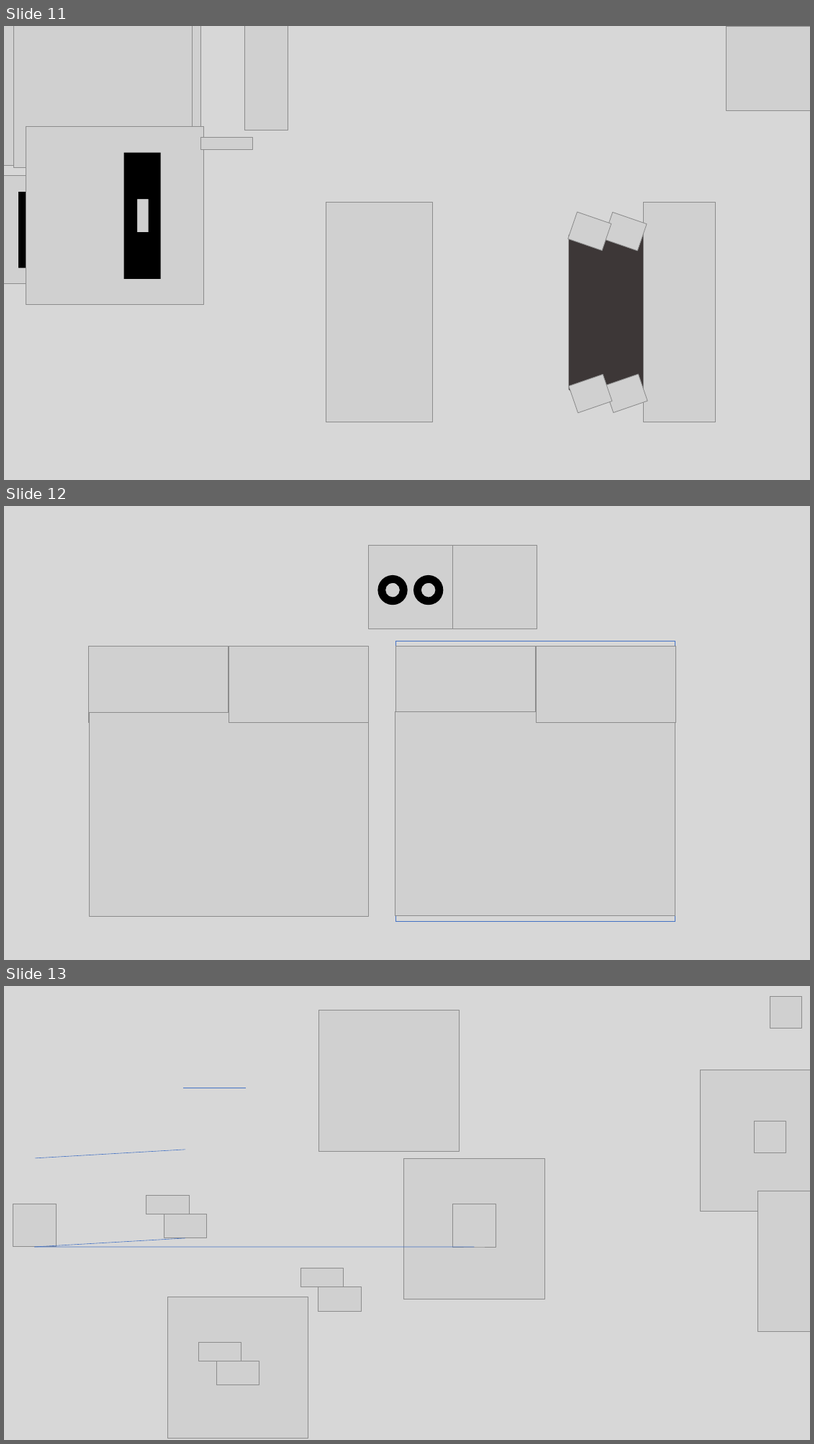
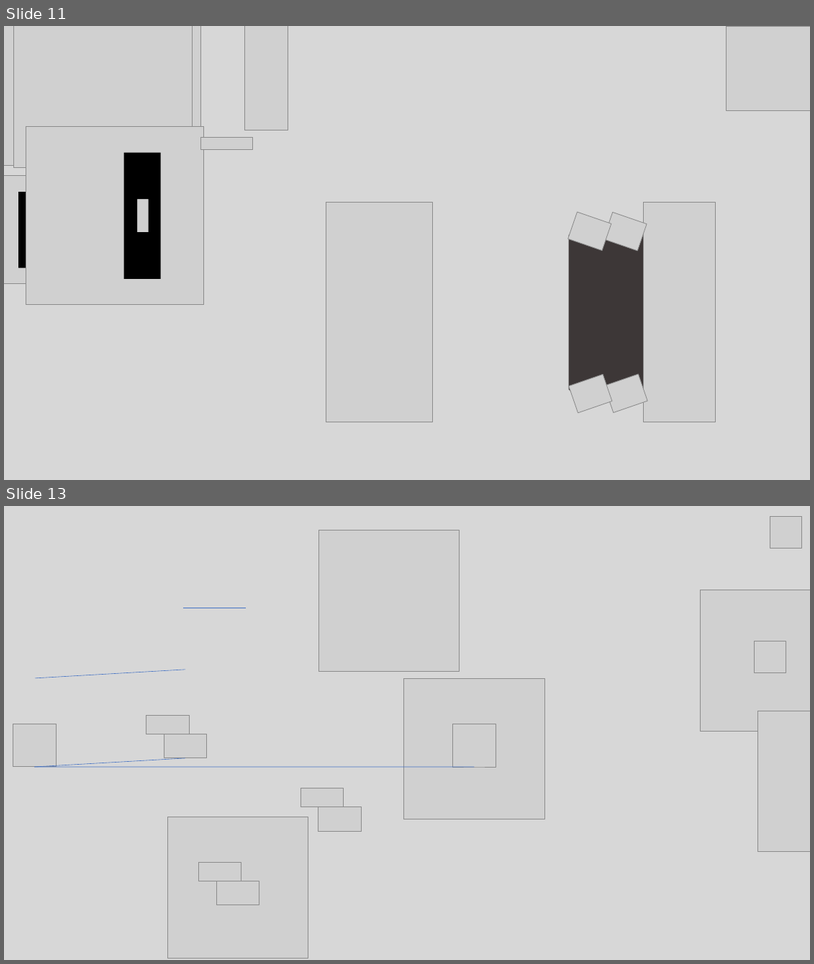
Before and after one commit to giladghgh/chess-coach, a slide deck: media/workshop.pptx. Shown one above the other, each under a label of ours: slides 11, 12 and 13 before the commit, slides 11 and 13 after it; the slides between them are not shown. The pictures are 814x1444 and 814x964 pixels, drawn with LibreOffice and Linux fonts; fonts in the diff are those of the drawing; grey boxes stand for pictures; background and template pictures are left out. Boxes give left, top, right and bottom in pixels: in the first picture for what was removed or moved away, otherwise in the second. Text is boxed around its words. In the diff, an @@ line names an element or a change of style, - is before the commit and + after.

```diff
--- a/media/workshop.pptx
+++ b/media/workshop.pptx
@@ slide 12 removed at bbox=[4, 506, 810, 960], background #D7D7D7 @@
@@ picture removed at bbox=[369, 546, 453, 629] @@
@@ picture removed at bbox=[453, 546, 537, 629] @@
@@ donut removed at bbox=[378, 575, 407, 605] @@
@@ donut removed at bbox=[414, 575, 443, 605] @@
@@ picture removed at bbox=[89, 646, 229, 723] @@
@@ picture removed at bbox=[229, 646, 369, 723] @@
@@ rectangle removed at bbox=[396, 641, 676, 921] @@
@@ picture removed at bbox=[396, 646, 536, 723] @@
@@ picture removed at bbox=[536, 646, 676, 723] @@
@@ picture removed at bbox=[89, 713, 369, 916] @@
@@ picture removed at bbox=[396, 712, 676, 916] @@
```
Also in this commit, not shown: 1 slide added, 13 other files.
